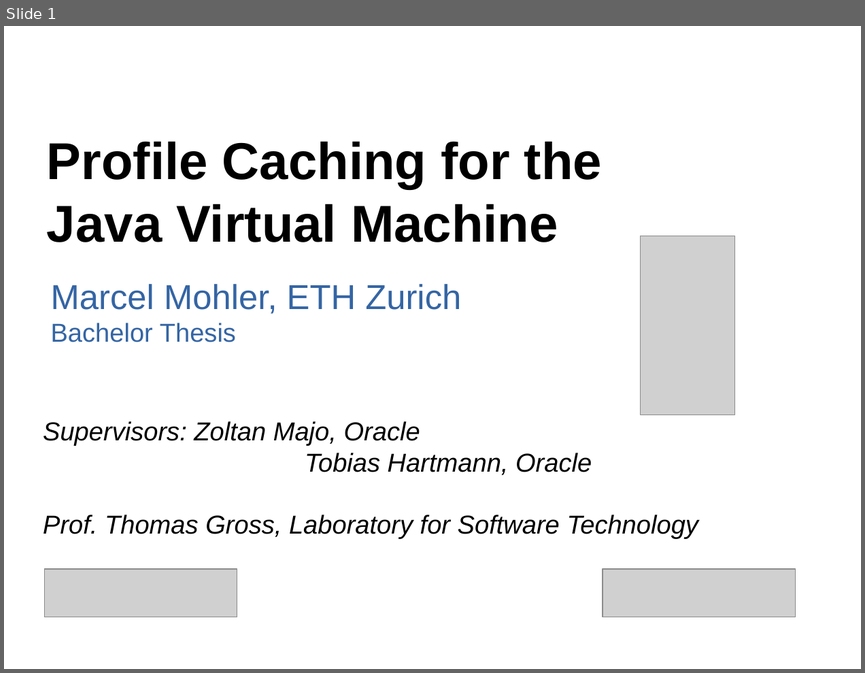
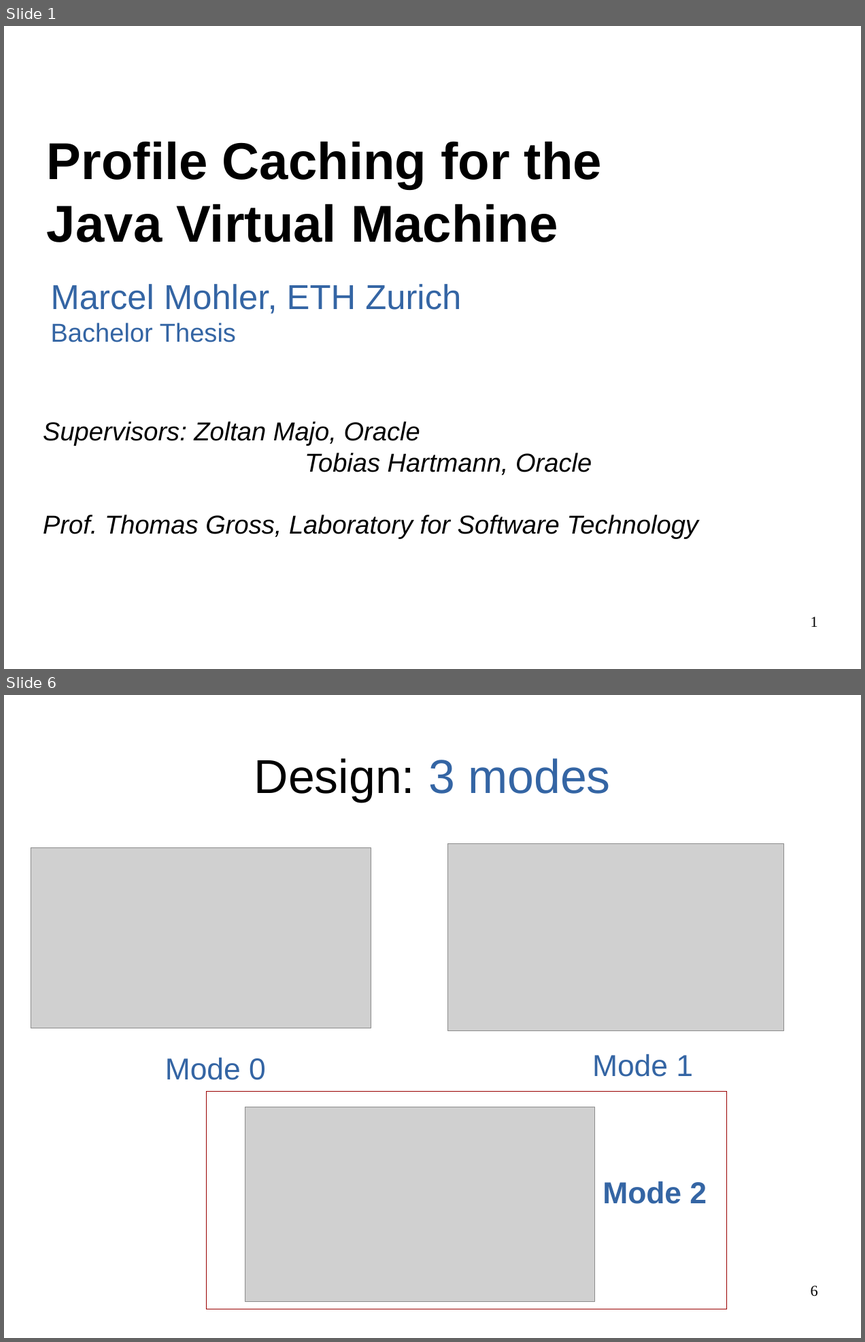
Before and after one commit to mohlerm/hotspot, a slide deck: presentation/profile_caching_mohlerm_presentation.odp. Shown one above the other, each under a label of ours: slide 1 before the commit, slides 1 and 6 after it; the slides between them are not shown. The pictures are 865x673 and 865x1342 pixels, drawn with LibreOffice and Linux fonts; fonts in the diff are those of the drawing; grey boxes stand for pictures. Boxes give left, top, right and bottom in pixels: in the first picture for what was removed or moved away, otherwise in the second. Text is boxed around its words. In the diff, an @@ line names an element or a change of style, - is before the commit and + after.

```diff
--- a/presentation/profile_caching_mohlerm_presentation.odp
+++ b/presentation/profile_caching_mohlerm_presentation.odp
@@ slide 6 added at [4, 695, 861, 1338], background #FFFFFF @@
@@ title added at [254, 758, 611, 802], 44 pt, text #000000 @@
+Design: 3 modes
@@ picture added at [31, 847, 371, 1028] @@
@@ picture added at [448, 843, 784, 1030] @@
@@ text added at [165, 1057, 266, 1080], 28 pt, text #3465A4 @@
+Mode 0
@@ text added at [592, 1053, 693, 1076], 28 pt, text #3465A4 @@
+Mode 1
@@ rectangle added at [206, 1091, 727, 1309], outline #990000 0 pt @@
@@ picture added at [245, 1107, 595, 1302] @@
@@ text added at [602, 1181, 706, 1204], 28 pt, text #3465A4, bold @@
+Mode 2
@@ page number added at [810, 1285, 818, 1296], 14 pt, text #000000 @@
+6
@@ slide 1 changed as well @@
@@ picture removed at [640, 236, 735, 415] @@
@@ picture removed at [44, 569, 237, 617] @@
@@ picture removed at [602, 569, 796, 617] @@
@@ page number added at [810, 616, 818, 626], 14 pt, text #000000 @@
+1
```
Also in this commit, not shown: 9 other slides changed, 11 other slides added, 7 slides removed, 37 other files.
